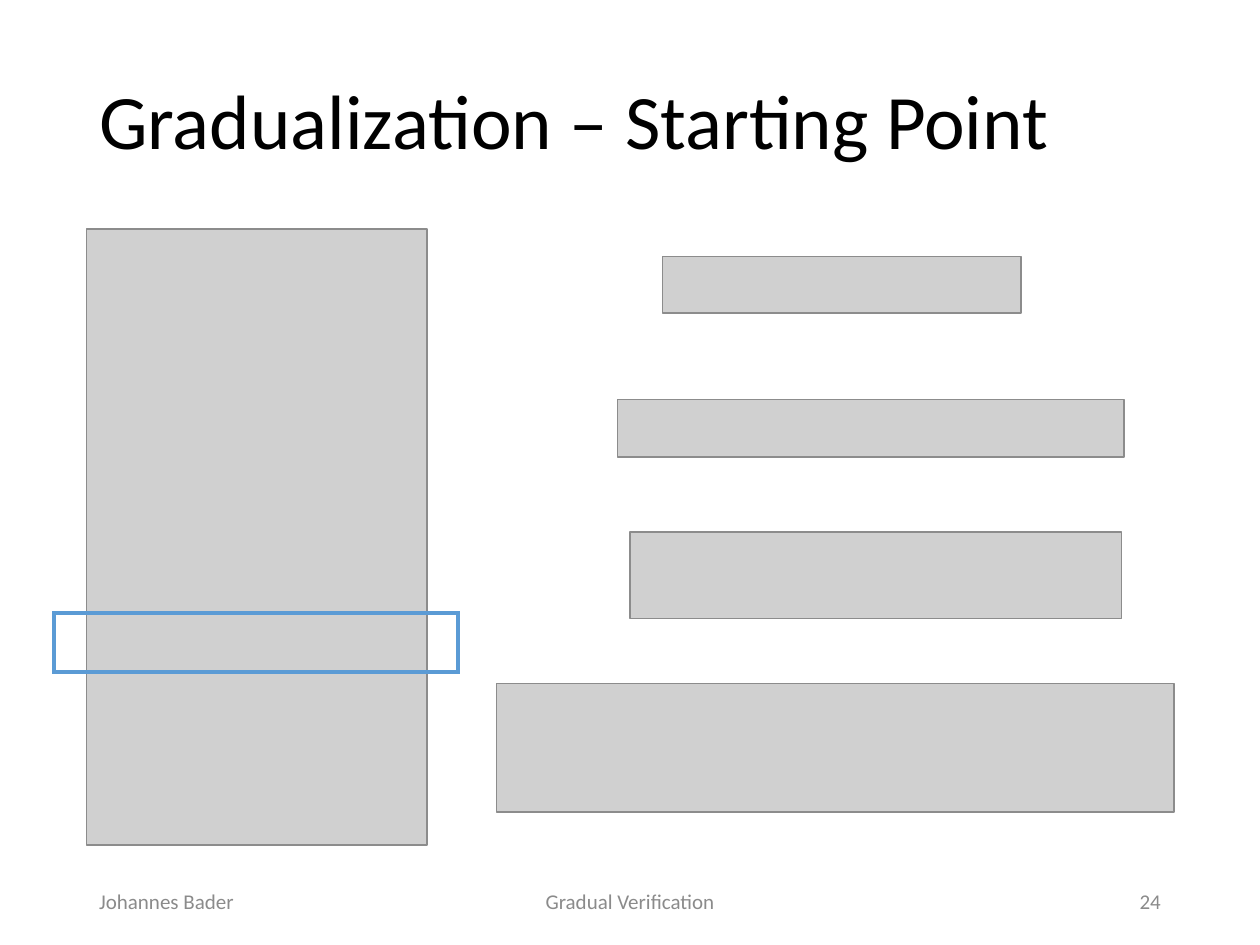
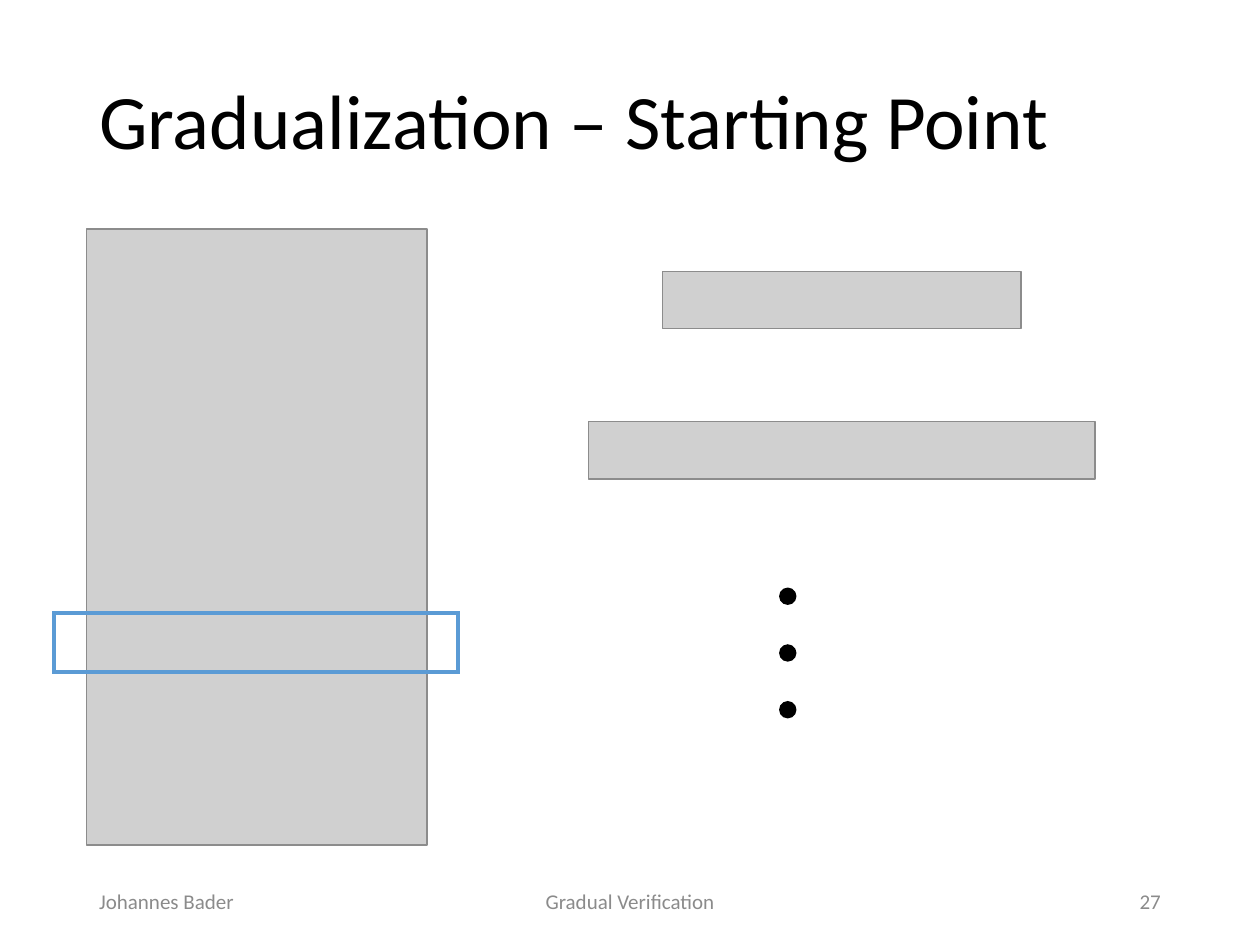
Before and after one commit to olydis/GradVer, a slide deck: slide 27 of latex/PLunch.pptx (slide 24 before the commit). Drawn at 1260x945 pixels with LibreOffice and Linux fonts; fonts in the diff are those of the drawing; grey boxes stand for pictures. Boxes give left, top, right and bottom in pixels: in the first picture for what was removed or moved away, otherwise in the second. Text is boxed around its words. In the diff, an @@ line names an element or a change of style, - is before the commit and + after.

```diff
--- a/latex/PLunch.pptx
+++ b/latex/PLunch.pptx
@@ picture: place and size @@
-picture at <box>663,256,1022,312</box>
+picture at <box>663,272,1022,329</box>
@@ picture: place and size @@
-picture at <box>617,399,1124,456</box>
+picture at <box>588,422,1095,479</box>
@@ picture removed at <box>630,532,1121,619</box> @@
@@ ellipse added at <box>780,588,795,604</box>, fill #000000, outline #000000 1 pt @@
@@ ellipse added at <box>780,645,795,660</box>, fill #000000, outline #000000 1 pt @@
@@ picture removed at <box>496,683,1174,811</box> @@
@@ ellipse added at <box>780,702,795,717</box>, fill #000000, outline #000000 1 pt @@
@@ page number at <box>1140,895,1161,909</box>: text changed @@
-24
+27
```
Also in this commit, not shown: 26 other slides changed, 8 slides added.
